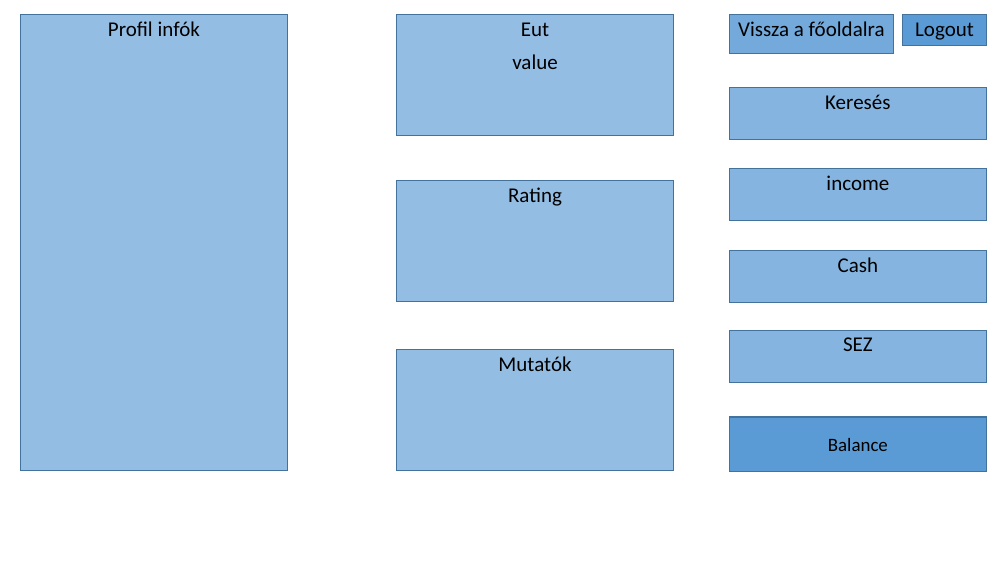
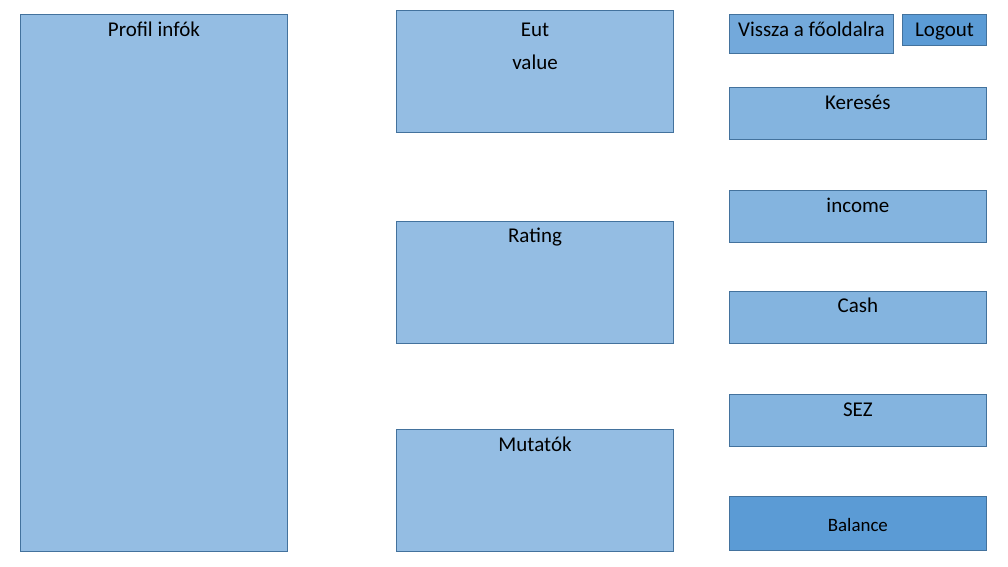
Before and after one commit to lesheidrich/stock_analysis_afp_II, a slide deck: slide 4 of docs/Képernyő tervek.pptx. Drawn at 1008x567 pixels with LibreOffice and Linux fonts; fonts in the diff are those of the drawing; background and template pictures are left out. Boxes give left, top, right and bottom in pixels: in the first picture for what was removed or moved away, otherwise in the second. Text is boxed around its words. In the diff, an @@ line names an element or a change of style, - is before the commit and + after.

Commit message:
Helyesbítés

```diff
--- a/docs/Képernyő tervek.pptx
+++ b/docs/Képernyő tervek.pptx
@@ rectangle: place and size @@
-rectangle at [20, 14, 287, 471]
+rectangle at [20, 14, 287, 552]
@@ rectangle: place and size @@
-rectangle at [397, 14, 674, 136]
+rectangle at [397, 11, 674, 132]
@@ text "income": place and size @@
-text "income" at [826, 175, 889, 190]
+text "income" at [826, 197, 889, 212]
@@ rectangle: place and size @@
-rectangle at [730, 169, 988, 221]
+rectangle at [730, 191, 988, 243]
@@ 2 texts, 2 rectangles: place and size @@
-2 texts, 2 rectangles at [397, 181, 988, 302]
+2 texts, 2 rectangles at [397, 222, 988, 344]
@@ text "SEZ": place and size @@
-text "SEZ" at [843, 337, 873, 351]
+text "SEZ" at [843, 402, 873, 416]
@@ rectangle: place and size @@
-rectangle at [730, 330, 988, 383]
+rectangle at [730, 394, 988, 446]
@@ 2 rectangles, 1 text: place and size @@
-2 rectangles, 1 text at [397, 349, 988, 472]
+2 rectangles, 1 text at [397, 430, 988, 551]
```
